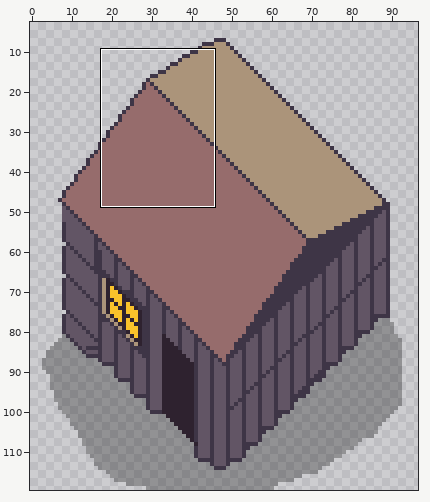
Two versions of one sprite sheet, bleed-client/images/house02.png. Above, an overview of the earlier version with the close-up marked.
Close-up. Before the edit:
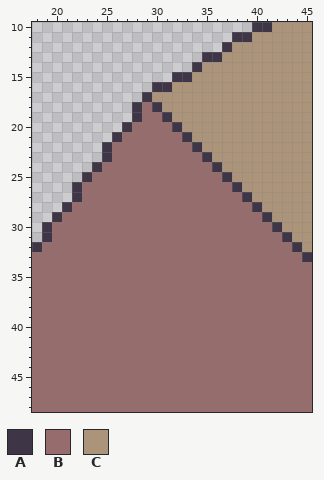
The file is 100x120 pixels. Shown: x 18..45, y 10..48. The wide view leaves out empty margins. The commit also changed other parts of the picture, which this record leaves out.
Palette (. is transparent): A #3e3546  B #966c6c  C #ab947a
Pixels before, first column x 18:
10 ......................AACCCC
11 ....................AACCCCCC
12 ...................ACCCCCCCC
13 .................AACCCCCCCCC
14 ................ACCCCCCCCCCC
15 ..............AACCCCCCCCCCCC
16 ............AACCCCCCCCCCCCCC
17 ...........ACCCCCCCCCCCCCCCC
18 ..........ABACCCCCCCCCCCCCCC
19 ..........ABBACCCCCCCCCCCCCC
20 .........ABBBBACCCCCCCCCCCCC
21 ........ABBBBBBACCCCCCCCCCCC
22 .......ABBBBBBBBACCCCCCCCCCC
23 .......ABBBBBBBBBACCCCCCCCCC
24 ......ABBBBBBBBBBBACCCCCCCCC
25 .....ABBBBBBBBBBBBBACCCCCCCC
26 ....ABBBBBBBBBBBBBBBACCCCCCC
27 ....ABBBBBBBBBBBBBBBBACCCCCC
28 ...ABBBBBBBBBBBBBBBBBBACCCCC
29 ..ABBBBBBBBBBBBBBBBBBBBACCCC
30 .ABBBBBBBBBBBBBBBBBBBBBBACCC
31 .ABBBBBBBBBBBBBBBBBBBBBBBACC
32 ABBBBBBBBBBBBBBBBBBBBBBBBBAC
33 BBBBBBBBBBBBBBBBBBBBBBBBBBBA
34 BBBBBBBBBBBBBBBBBBBBBBBBBBBB
35 BBBBBBBBBBBBBBBBBBBBBBBBBBBB
36 BBBBBBBBBBBBBBBBBBBBBBBBBBBB
37 BBBBBBBBBBBBBBBBBBBBBBBBBBBB
38 BBBBBBBBBBBBBBBBBBBBBBBBBBBB
39 BBBBBBBBBBBBBBBBBBBBBBBBBBBB
40 BBBBBBBBBBBBBBBBBBBBBBBBBBBB
41 BBBBBBBBBBBBBBBBBBBBBBBBBBBB
42 BBBBBBBBBBBBBBBBBBBBBBBBBBBB
43 BBBBBBBBBBBBBBBBBBBBBBBBBBBB
44 BBBBBBBBBBBBBBBBBBBBBBBBBBBB
45 BBBBBBBBBBBBBBBBBBBBBBBBBBBB
46 BBBBBBBBBBBBBBBBBBBBBBBBBBBB
47 BBBBBBBBBBBBBBBBBBBBBBBBBBBB
48 BBBBBBBBBBBBBBBBBBBBBBBBBBBB
The same view after the edit:
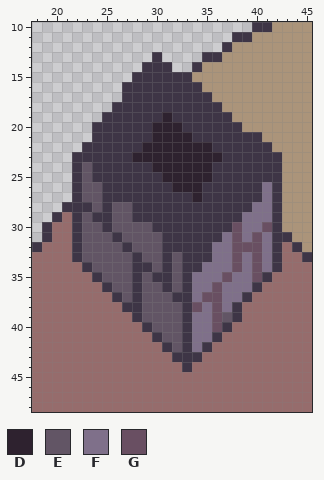
Colours new in this view: D #2e222f  E #625565  F #7f708a  G #694f62
The edit:
Changed rows in their new state; - is an unchanged pixel.
first column x 22:
13 --------A------------
14 -------AAA-----------
15 ------AAAA-----------
16 -----AAA--AAA--------
17 -----AA-AAAAAA-------
18 ----AA-A-AAAAAA------
19 ---AAA-AADAAAAAA-----
20 --AAA-AADDDAAAAAA----
21 --AA-AAADDDDAAAAAAA--
22 -AA-AAADDDDDDDAAAAAA-
23 AAA-AADDDDDDDDDAAAAAA
24 AE-AAAAADDDDDD-AAAAAA
25 AEAAAAAAADDDDDA-AAAAA
26 -EEAAAAAAADDDAAA-AAFA
27 -EEAAAAAAAAADAAAA-AFA
28 AAEAEEAAAAAAAAAAAAFFA
29 AEAAEEAAAAAAAAAAAFFFA
30 AEEAEEEEAAAAAAAAGFFG-
31 AEEEAEEEEAAAAAAFGFGFA
32 AEEEEAEEEAAAAAFFGGGFA
33 AEEEEEAEEAEAAAFFGFGFA
34 -AEEEEAAEAEAAFFFGFGFA
35 --AEEEAEAAEAFFFGFFGA-
36 ---AEEAEEAEAFFGFFFA--
37 ----AEAEEEAAFGGFFA---
38 -----AAEEEEAGFGFA----
39 ------AEEEEAFFGEA----
40 -------AEEEAFFGA-----
41 --------AEEAFFA------
42 ---------AEAFA-------
43 ----------AAA--------
44 -----------A---------
Boxes around the changes in both close-ups, in picture pixels (x1, y1, x2, y2):
changed: (72, 52, 282, 372)
